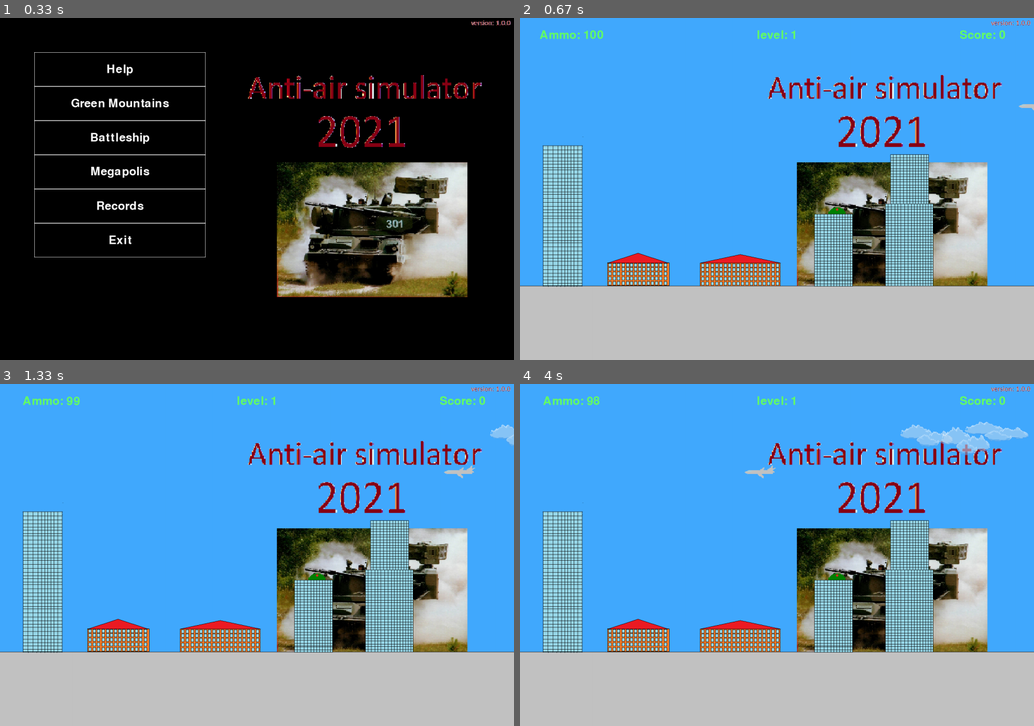
Above: before the commit, frames 1-4 (two rows, left to right).
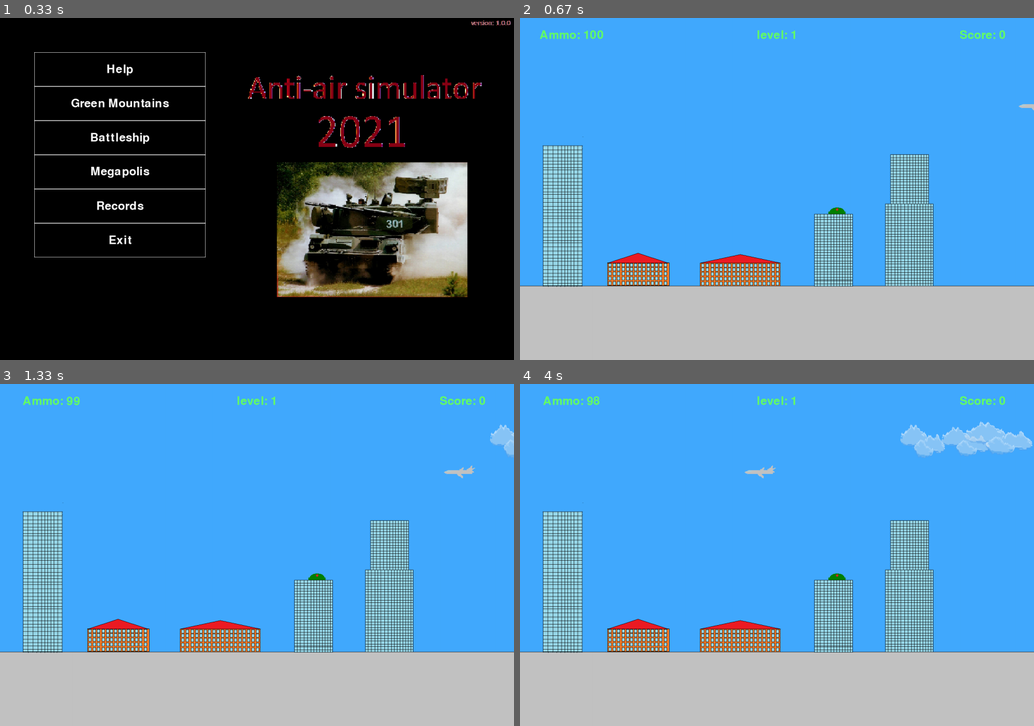
Above: after the commit, the same moments.

Repository: ViktorZhikharev/PyGameProject
Game: pygame game, started from main.py
Two runs of this game, one before a commit and one after it. Both use one fixed random seed, a clock stepped at 60 frames per second and the inputs below.
Inputs:
- Up to frame 1 (0.33 s): no input
- Up to frame 2 (0.67 s): click "Green Mountains" at 0.38 s
- Up to frame 3 (1.33 s): tap Space at 0.67 s; hold Right from 1 s (still down)
- Up to frame 4 (4 s): release Right at 1.47 s; hold Left 2-2.53 s; tap Space at 2.57 s

Frame 1 is identical in both runs. In frame 2, 11% of the frame differs, in the area x 48-100%, y 0-79%; in frame 3, 11%; in frame 4, 11%.

Commit message:
v1.0.1 - багфикс, код отформатирован под pep8

Diff:
--- a/main.py
+++ b/main.py
@@ -1,7 +1,15 @@
-import pygame, os, sys, random, time, datetime, math, copy
+import pygame
+import os
+import sys
+import random
+import time
+import datetime
+import math
+import copy
 
 size = width, height = 1500, 1000
 screen = pygame.display.set_mode(size)
+
 
 def load_image(name, colorkey=None):
     fullname = os.path.join('images', name)
@@ -18,6 +26,7 @@
         image = image.convert_alpha()
     return image
 
+
 def stat_update():
     global maxscore, playtime
     fl = open('records.txt', 'r')
@@ -51,9 +60,19 @@
         for i in range(len(self.board)):
             for j in range(len(self.board[i])):
                 if self.board[i][j] == 0:
-                    pygame.draw.rect(canvas, pygame.Color('white'), (self.left + j * self.cell_size[0], self.top + i * self.cell_size[1], self.cell_size[0], self.cell_size[1]), 1)
+                    pygame.draw.rect(canvas, pygame.Color('white'), (self.left +
+                                                                     j * self.cell_size[0],
+                                                                     self.top +
+                                                                     i * self.cell_size[1],
+                                                                     self.cell_size[0],
+                                                                     self.cell_size[1]), 1)
                 elif self.board[i][j] == 1:
-                    pygame.draw.rect(canvas, pygame.Color('white'), (self.left + j * self.cell_size[0], self.top + i * self.cell_size[1], self.cell_size[0], self.cell_size[1]), 0)
+                    pygame.draw.rect(canvas, pygame.Color('white'), (self.left +
+                                                                     j * self.cell_size[0],
+                                                                     self.top +
+                                                                     i * self.cell_size[1],
+                                                                     self.cell_size[0],
+                                                                     self.cell_size[1]), 0)
 
     def get_click(self, mouse_pos):
         cell = self.get_cell(mouse_pos)
@@ -61,10 +80,12 @@
 
     def get_cell(self, mouse_pos):
         if (mouse_pos[1] not in range(self.left, self.left + self.cell_size[1] * len(self.board)) or
-            mouse_pos[0] not in range(self.top, self.top + self.cell_size[0] * len(self.board[0]))):
+                mouse_pos[0] not in range(self.top,
+                                          self.top + self.cell_size[0] * len(self.board[0]))):
             return None
         else:
-            return (mouse_pos[1] - self.left) // self.cell_size[1], (mouse_pos[0] - self.top) // self.cell_size[0]
+            return ((mouse_pos[1] - self.left) // self.cell_size[1],
+                    (mouse_pos[0] - self.top) // self.cell_size[0])
 
     def on_click(self, cell_coords):
         global selector, check, finexit
@@ -105,7 +126,7 @@
         super().__init__(all_sprites)
         self.image = load_image(image, -1)
         self.vector = copy.deepcopy(AA_vect)
-        self.image = pygame.transform.rotate(self.image, 0 -(self.vector.get_ang()))
+        self.image = pygame.transform.rotate(self.image, 0 - (self.vector.get_ang()))
         self.rect = self.image.get_rect()
         self.mask = pygame.mask.from_surface(self.image)
         self.rect.bottom = height
@@ -148,7 +169,8 @@
         self.mod += deltamod
 
     def tuple(self):
-        return dt * self.mod * math.cos(math.radians(self.ang)), dt * self.mod * math.sin(math.radians(self.ang))
+        return (dt * self.mod * math.cos(math.radians(self.ang)),
+                dt * self.mod * math.sin(math.radians(self.ang)))
 
     def get_ang(self):
         return self.ang
@@ -232,7 +254,9 @@
 class Cloud(pygame.sprite.Sprite):
     def __init__(self, pos):
         super().__init__(all_sprites)
-        self.image = pygame.transform.scale(load_image('cloud.png'), (random.randint(100, 200), random.randint(50, 100)))
+        self.image = pygame.transform.scale(load_image('cloud.png'),
+                                            (random.randint(100, 200),
+                                             random.randint(50, 100)))
         self.rect = self.image.get_rect()
         self.mask = pygame.mask.from_surface(self.image)
         self.rect.bottom = height
@@ -264,7 +288,7 @@
             if k:
                 bang.kill(True)
         if self.ttl != 0:
-                self.ttl -= 1
+            self.ttl -= 1
         else:
             self.kill()
 
@@ -294,7 +318,6 @@
         if selector == 0:
             board = PGlist(6)
             board.set_view(100, 100, (500, 100))
-            Background('mainmenu.png')
             running = check = True
             while running:
                 for event in pygame.event.get():
@@ -306,8 +329,8 @@
                 if not check:
                     running = False
                 screen.fill((0, 0, 0))
-                all_sprites.update()
-                all_sprites.draw(screen)
+                img = load_image('mainmenu.png', -1)
+                screen.blit(img, (0, 0))
                 board.render(screen)
                 font = pygame.font.Font(None, 50)
                 text1 = font.render('Green Mountains', True, (255, 255, 255))
@@ -385,7 +408,10 @@
             stext_w = stext.get_width()
             stext_h = stext.get_height()
             screen.blit(stext, (stext_x, stext_y))
-            stext = font.render('best time: ' + str(datetime.timedelta(microseconds=(float(helptext[1]) * (10 ** 6)))), True, (0, 255, 255))
+            stext = font.render('best time: ' +
+                                str(datetime.timedelta(microseconds=(float(helptext[1]) *
+                                                                     (10 ** 6)))),
+                                True, (0, 255, 255))
             stext_x = width // 2 - stext.get_width() // 2
             stext_y = height // 2 - stext.get_height() // 2 + 150
             stext_w = stext.get_width()
@@ -523,7 +549,7 @@
                                 Fighter((width - 1, random.randint(80, 350)))
                     else:
                         if fc % lvlcount == 0:
-                            chose = random.randint(1,  5)
+                            chose = random.randint(1, 5)
                             if chose == 1 or chose == 2:
                                 Bomber((width - 1, random.randint(80, 250)))
                             elif chose == 3 or chose == 4:
